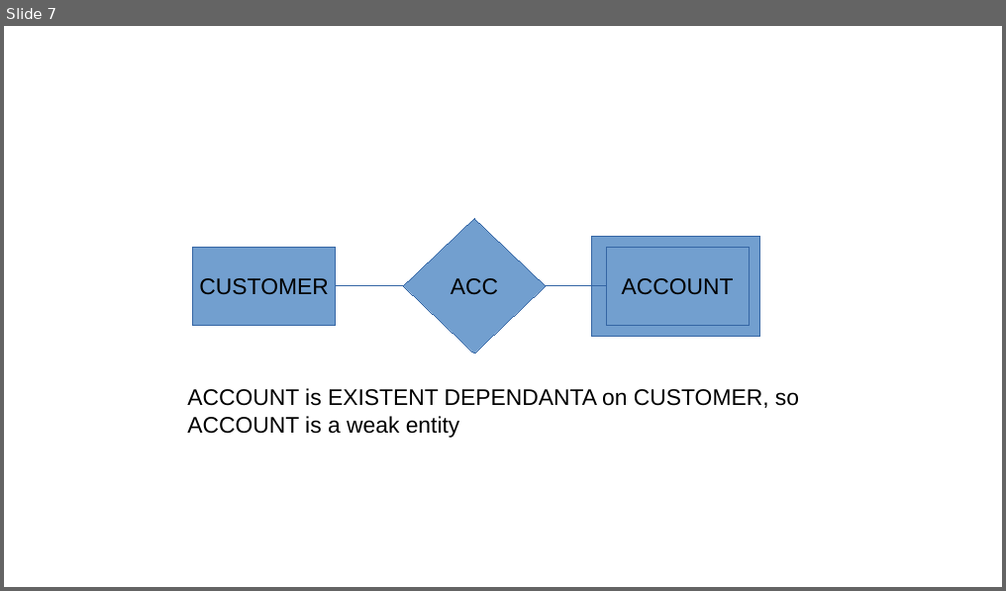
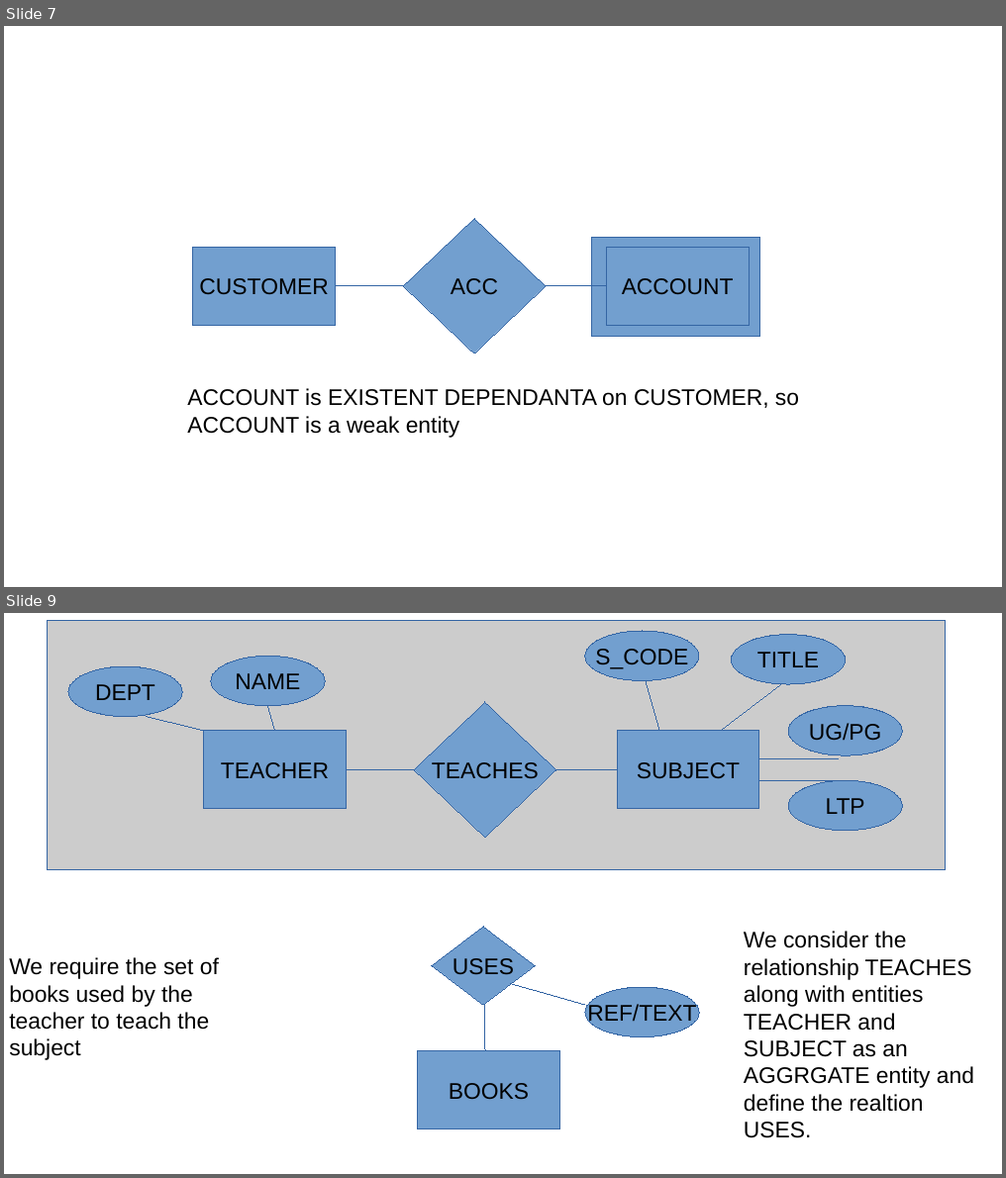
Before and after one commit to rajkumarananthu/workspace, a slide deck: GATE/images/gate_images.pptx. Shown one above the other, each under a label of ours: slide 7 before the commit, slides 7 and 9 after it; the slides between them are not shown. The pictures are 1006x591 and 1006x1178 pixels, drawn with LibreOffice and Linux fonts; fonts in the diff are those of the drawing. Boxes give left, top, right and bottom in pixels: in the first picture for what was removed or moved away, otherwise in the second. Text is boxed around its words. In the diff, an @@ line names an element or a change of style, - is before the commit and + after.

```diff
--- a/GATE/images/gate_images.pptx
+++ b/GATE/images/gate_images.pptx
@@ slide 9 added at [4,613,1002,1174], background #FFFFFF @@
@@ rectangle added at [47,620,944,870], fill #CCCCCC, outline #3465A4 0.75 pt @@
@@ ellipse added at [585,631,699,681], fill #729FCF, outline #3465A4 0.75 pt, 18 pt, text #000000 @@
+S_CODE
@@ ellipse added at [732,635,846,684], fill #729FCF, outline #3465A4 0.75 pt, 18 pt, text #000000 @@
+TITLE
@@ ellipse added at [68,666,182,716], fill #729FCF, outline #3465A4 0.75 pt, 18 pt, text #000000 @@
+DEPT
@@ ellipse added at [211,656,326,705], fill #729FCF, outline #3465A4 0.75 pt, 18 pt, text #000000 @@
+NAME
@@ line added from (659, 731) to (647, 681), #3465A4 0.75 pt @@
@@ line added from (721, 731) to (781, 684), #3465A4 0.75 pt @@
@@ line added from (203, 731) to (147, 716), #3465A4 0.75 pt @@
@@ rectangle added at [203,731,346,809], fill #729FCF, outline #3465A4 0.75 pt, 18 pt, text #000000 @@
+TEACHER
@@ line added from (274, 731) to (267, 706), #3465A4 0.75 pt @@
@@ freeform shape added at [414,702,556,837], fill #729FCF, outline #3465A4 0.75 pt, 18 pt, text #000000 @@
+TEACHES
@@ rectangle added at [617,731,759,809], fill #729FCF, outline #3465A4 0.75 pt, 18 pt, text #000000 @@
+SUBJECT
@@ ellipse added at [788,705,902,756], fill #729FCF, outline #3465A4 0.75 pt, 18 pt, text #000000 @@
+UG/PG
@@ ellipse added at [788,706,902,757], fill #729FCF, outline #3465A4 0.75 pt, 18 pt, text #000000 @@
+UG/PG
@@ line added from (759, 760) to (838, 760), #3465A4 0.75 pt @@
@@ line added from (347, 769) to (414, 769), #3465A4 0.75 pt @@
@@ line added from (556, 769) to (617, 769), #3465A4 0.75 pt @@
@@ line added from (759, 780) to (838, 780), #3465A4 0.75 pt @@
@@ ellipse added at [788,780,902,831], fill #729FCF, outline #3465A4 0.75 pt, 18 pt, text #000000 @@
+LTP
@@ freeform shape added at [432,926,535,1005], fill #729FCF, outline #3465A4 0.75 pt, 18 pt, text #000000 @@
+USES
@@ text added at [744,931,974,1139], 18 pt, text #000000 @@
+We consider the relationship TEACHES along with entities TEACHER and SUBJECT as an AGGRGATE entity and define the realtion USES.
@@ text added at [9,958,219,1060], 18 pt, text #000000 @@
+We require the set of books used by the teacher to teach the subject
@@ line added from (510, 983) to (585, 1005), #3465A4 0.75 pt @@
@@ ellipse added at [585,988,699,1038], fill #729FCF, outline #3465A4 0.75 pt, 18 pt, text #000000 @@
+REF/TEXT
@@ line added from (485, 1005) to (485, 1052), #3465A4 0.75 pt @@
@@ rectangle added at [418,1052,560,1129], fill #729FCF, outline #3465A4 0.75 pt, 18 pt, text #000000 @@
+BOOKS
```
Also in this commit, not shown: 2 other slides added, 4 other files.
